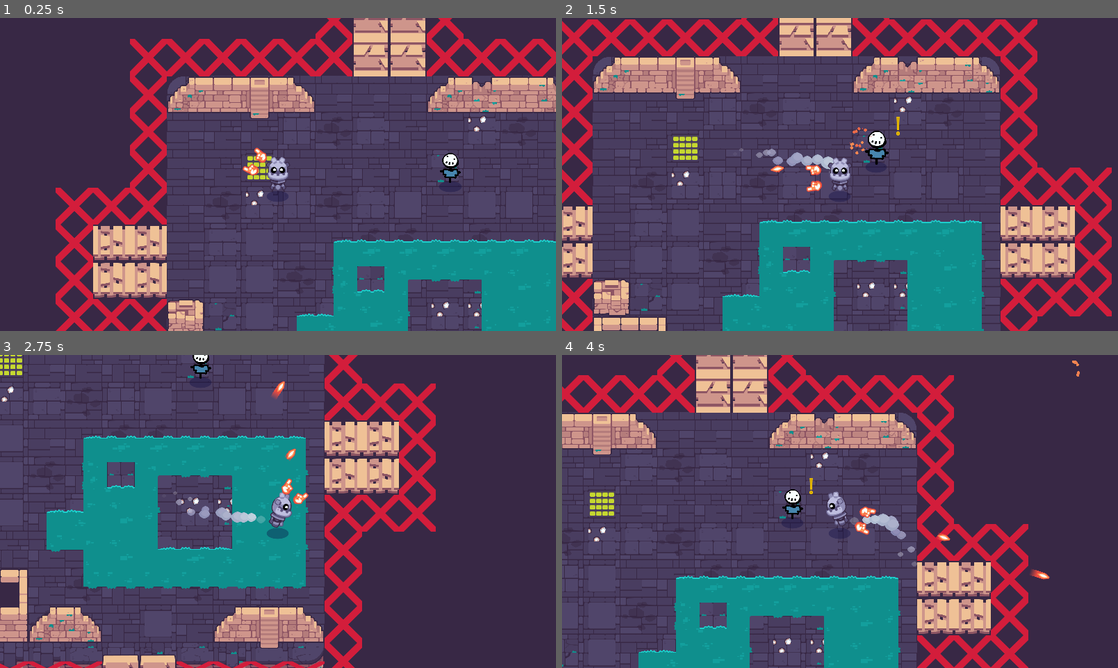
Above: before the commit, frames 1-4 (two rows, left to right).
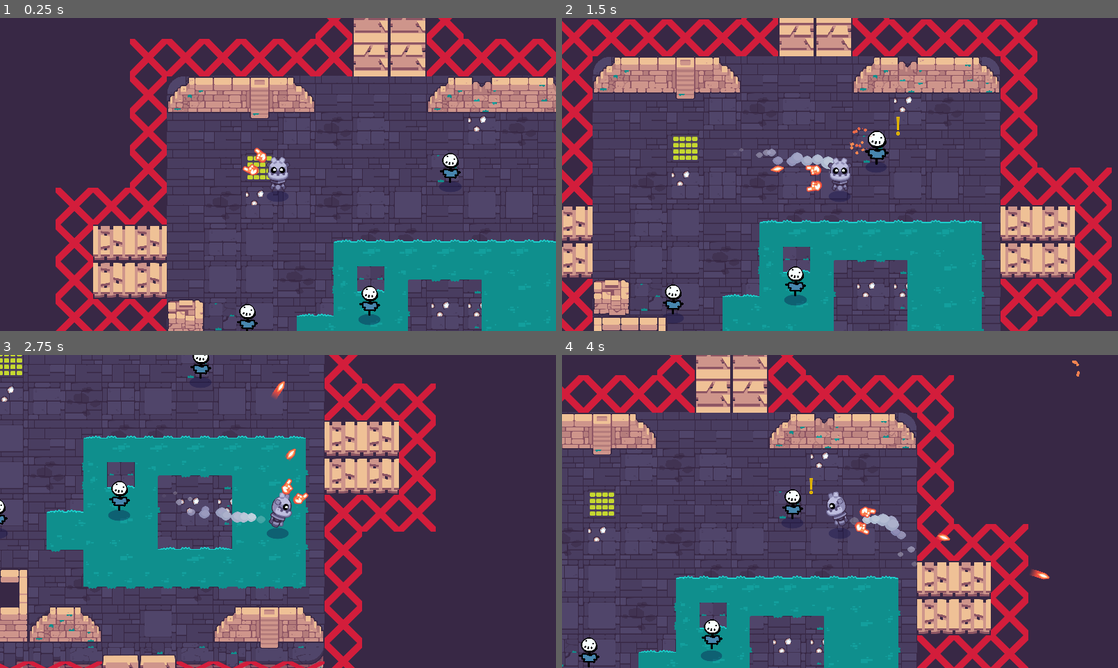
Above: after the commit, the same moments.

Repository: Tyler-Henson/GodotFinalChallenge
Game: Godot game, scene res://rooms/TestRoom.tscn
Two runs of this game, one before a commit and one after it. Both use one fixed random seed, a clock stepped at 60 frames per second and the inputs below. Sound files missing from this copy of the repository are replaced by a short silence.
Inputs (mouse positions are in pixels of both pictures, inside the frame that each line leads up to):
- Up to frame 1 (0.25 s): no input
- Up to frame 2 (1.5 s): move the mouse to (962, 158) at 0.52 s; press the mouse at (962, 158) at 0.53 s; hold D (move_right) 0.53-1.28 s; move the mouse to (728, 190) at 1.27 s; release the mouse at (728, 190) at 1.28 s; hold S (move_down) from 1.28 s (still down); click (728, 190) at 1.35 s
- Up to frame 3 (2.75 s): move the mouse to (333, 442) at 2.02 s; release S (move_down) at 2.03 s; press the mouse at (333, 442) at 2.03 s; hold D (move_right) from 2.03 s (still down)
- Up to frame 4 (4 s): move the mouse to (812, 574) at 2.77 s; release D (move_right) at 2.78 s; release the mouse at (812, 574) at 2.78 s; hold W (move_up) 2.78-3.53 s; click (812, 574) at 2.85 s; move the mouse to (1006, 558) at 3.52 s; press the mouse at (1006, 558) at 3.53 s; hold A (move_left) from 3.53 s (still down)

The runs differ from the first frame. In frame 1, 0.5% of the frame differs, in the area x 42-69%, y 85-100%; in frame 2, 0.5%, in the area x 18-44%, y 79-95%; in frame 3, 0.4%; in frame 4, 0.5%.

Commit message:
Update TestRoom.tscn

Diff:
--- a/rooms/TestRoom.tscn
+++ b/rooms/TestRoom.tscn
@@ -67,6 +67,12 @@
 [node name="Dummy" parent="Mobs" instance=ExtResource( 5 )]
 position = Vector2( 979, 318 )
 
+[node name="Dummy2" parent="Mobs" instance=ExtResource( 5 )]
+position = Vector2( 700, 776 )
+
+[node name="Dummy3" parent="Mobs" instance=ExtResource( 5 )]
+position = Vector2( 277, 839 )
+
 [node name="Items" type="Node2D" parent="."]
 __meta__ = {
 "_edit_lock_": true
